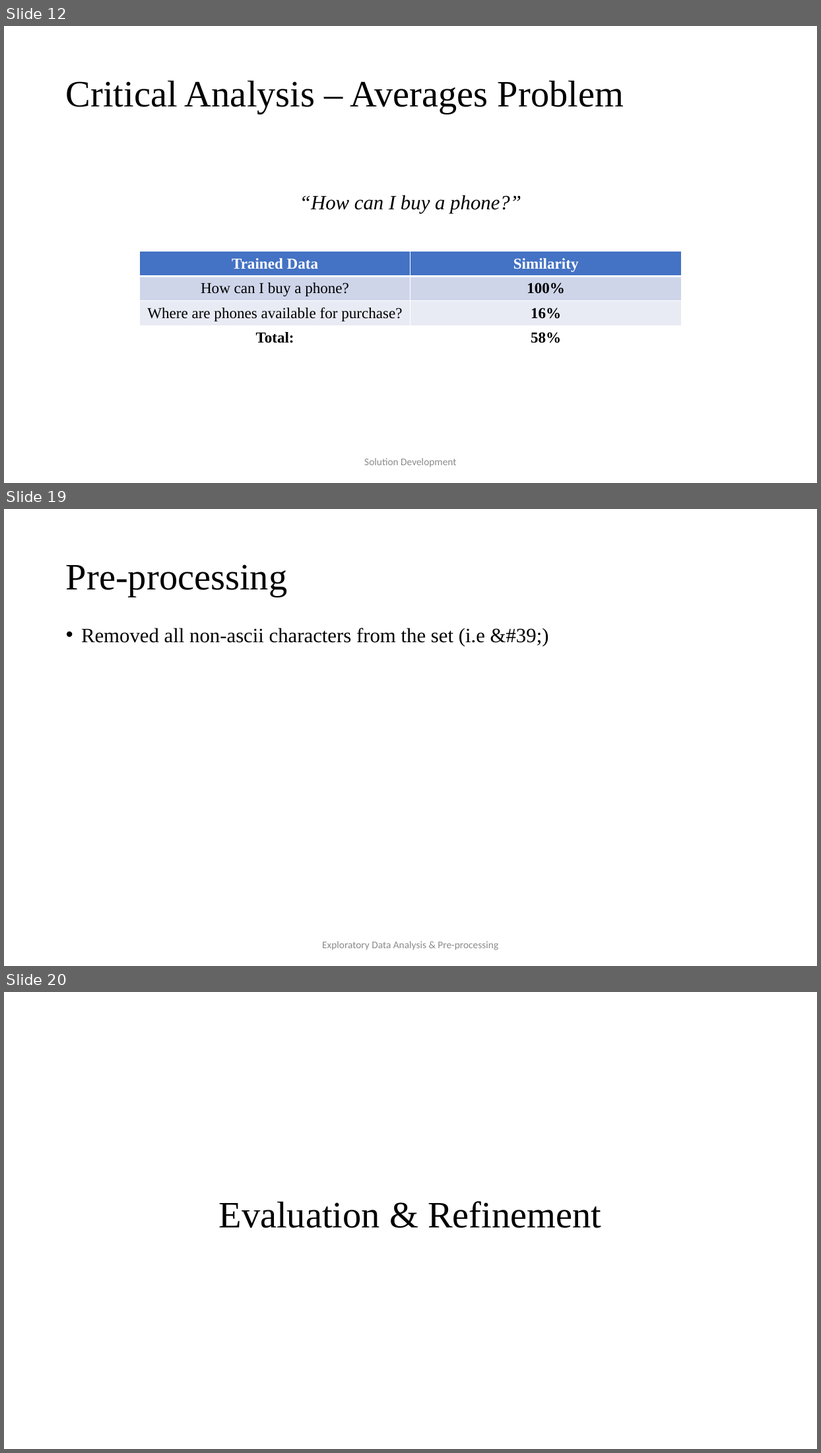
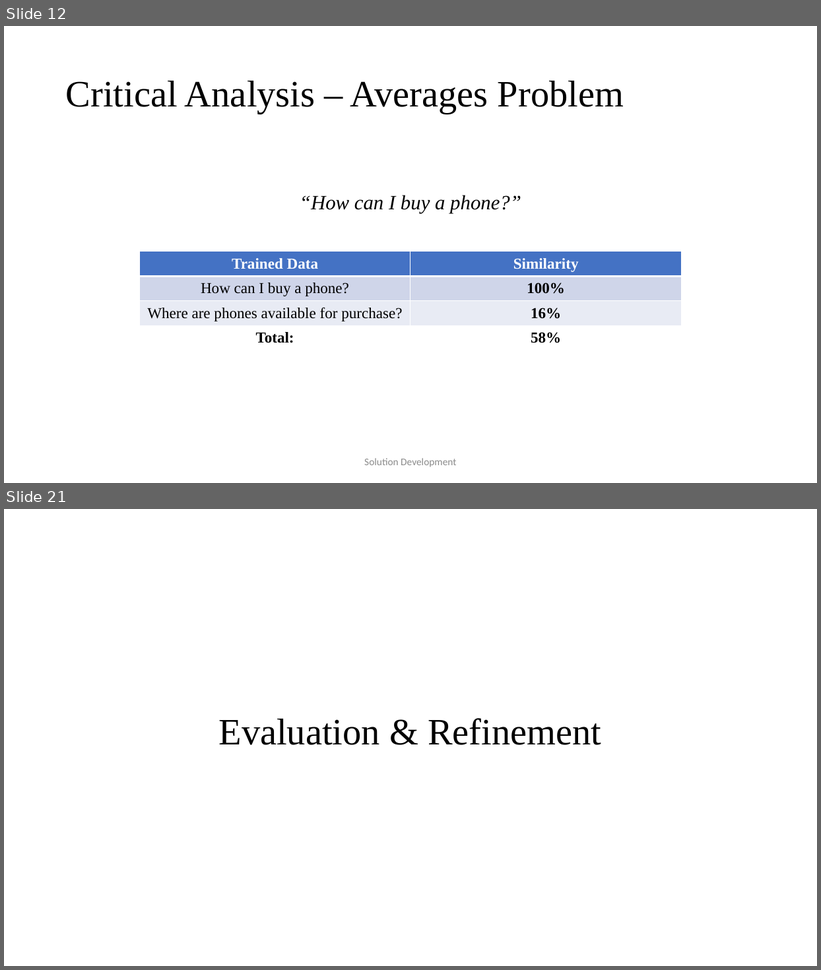
Before and after one commit to JaVonox/AIChatbot, a slide deck: Documentation/100505349.pptx. Shown one above the other, each under a label of ours: slides 12, 19 and 20 before the commit, slides 12 and 21 after it; the slides between them are not shown. The pictures are 821x1453 and 821x970 pixels, drawn with LibreOffice and Linux fonts; fonts in the diff are those of the drawing. Boxes give left, top, right and bottom in pixels: in the first picture for what was removed or moved away, otherwise in the second. Text is boxed around its words. In the diff, an @@ line names an element or a change of style, - is before the commit and + after.

Commit message:
Added pre-processing

```diff
--- a/Documentation/100505349.pptx
+++ b/Documentation/100505349.pptx
@@ slide 19 removed at box(4, 509, 817, 966), background #FFFFFF @@
@@ title removed at box(66, 564, 287, 597) @@
-Pre-processing
@@ text removed at box(81, 628, 549, 646) @@
-• Removed all non-ascii characters from the set (i.e &#39;)
@@ text removed at box(322, 941, 498, 951) @@
-Exploratory Data Analysis & Pre-processing
@@ what was slide 20 is now slide 21 @@
```
Also in this commit, not shown: 10 slides changed, 3 slides added, 4 other files.
